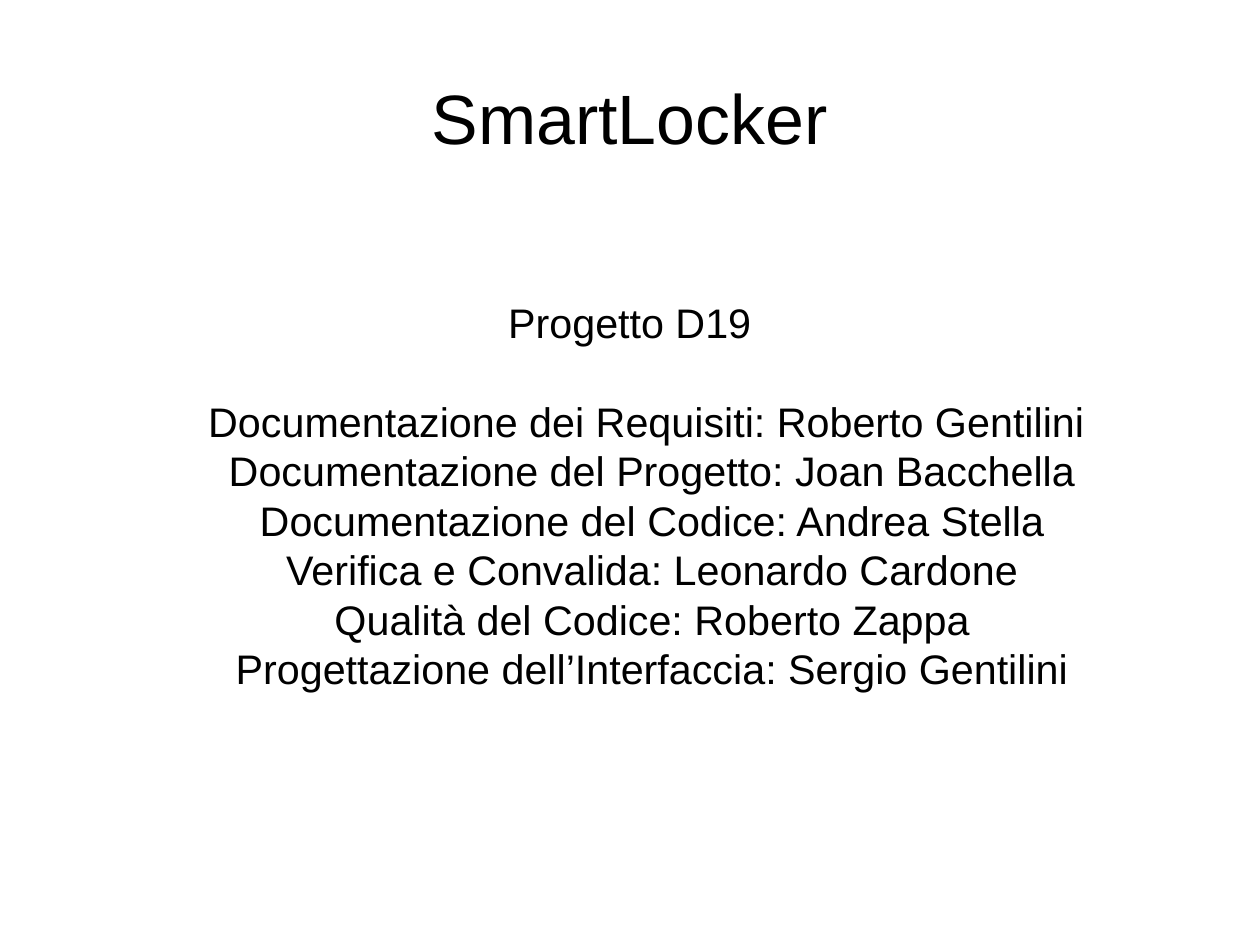
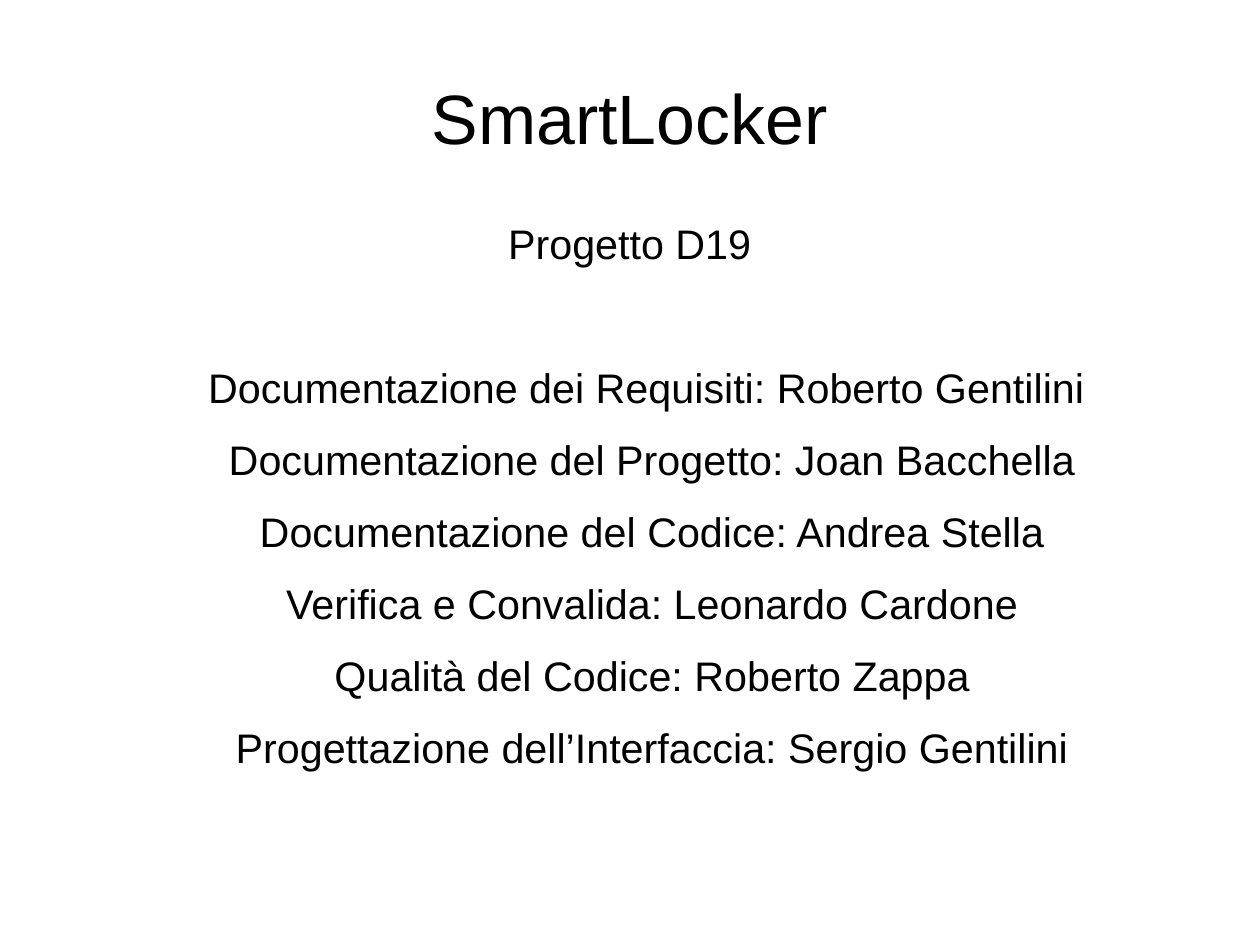
Before and after one commit to LeoCard1/Progetto-D19, a slide deck: slide 1 of PresentazioneProgettoD19.odp. Drawn at 1260x945 pixels with LibreOffice and Linux fonts; fonts in the diff are those of the drawing. Boxes give left, top, right and bottom in pixels: in the first picture for what was removed or moved away, otherwise in the second. Text is boxed around its words. In the diff, an @@ line names an element or a change of style, - is before the commit and + after.

```diff
--- a/PresentazioneProgettoD19.odp
+++ b/PresentazioneProgettoD19.odp
@@ subtitle "Progetto D19" at (x1=208, y1=230, x2=1084, y2=771): more space between paragraphs @@
```
Also in this commit, not shown: 23 other slides changed, 1 slide added, 1 other file.
